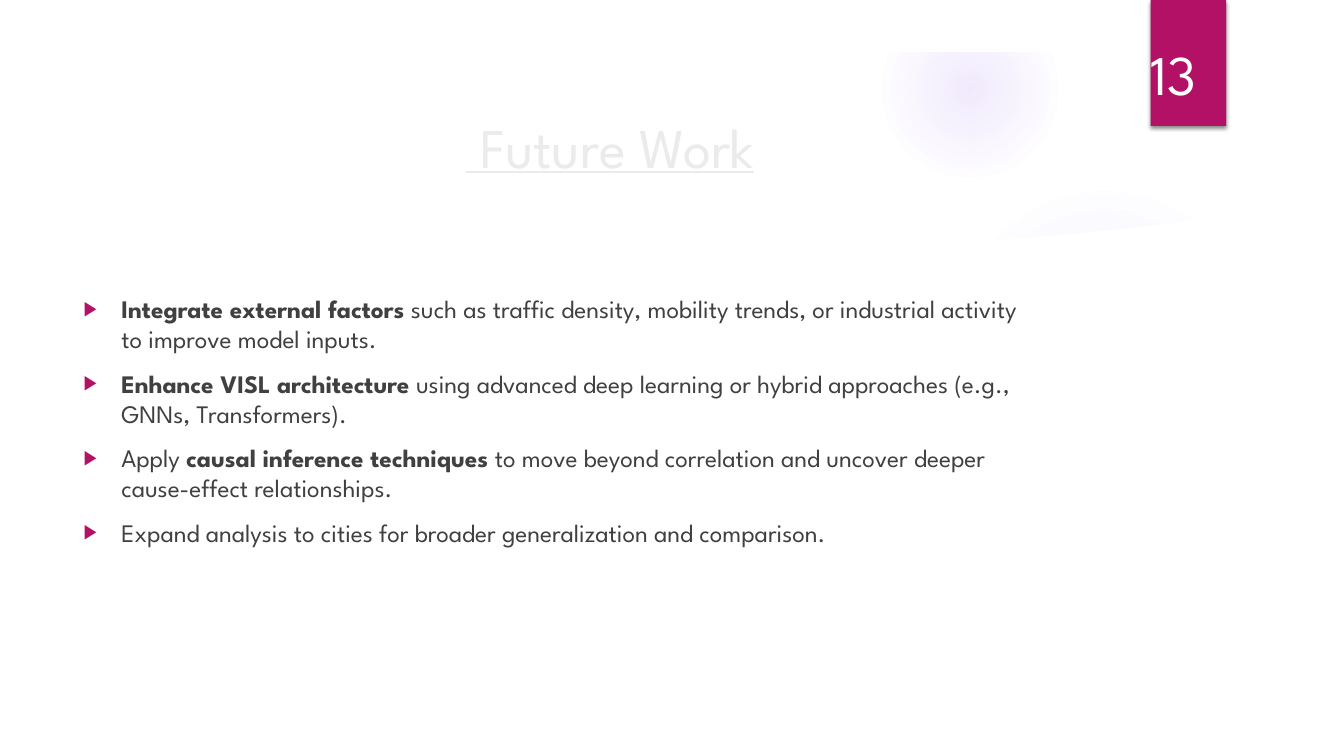
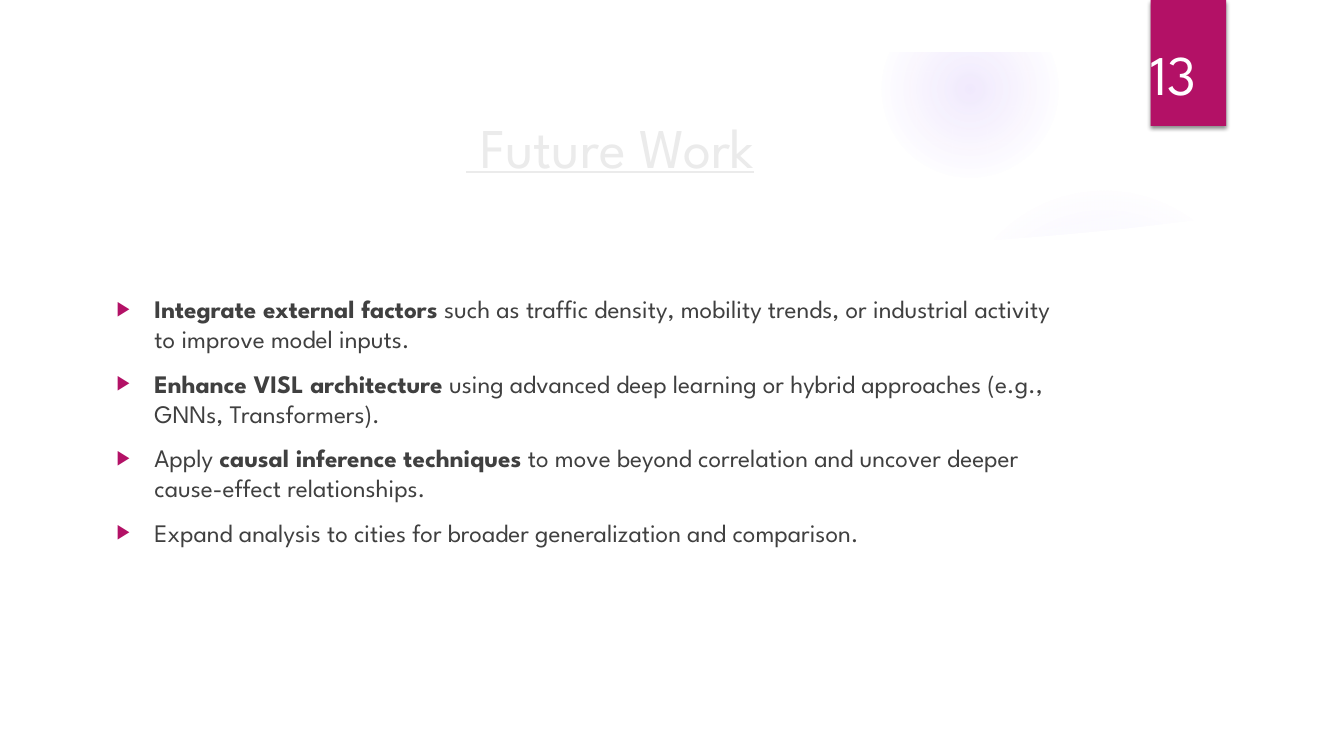
Before and after one commit to Gavision97/VISL_Project, a slide deck: slide 14 of VISL.pptx. Drawn at 1344x756 pixels with LibreOffice and Linux fonts; fonts in the diff are those of the drawing; background and template pictures are left out. Boxes give left, top, right and bottom in pixels: in the first picture for what was removed or moved away, otherwise in the second. Text is boxed around its words. In the diff, an @@ line names an element or a change of style, - is before the commit and + after.

```diff
--- a/VISL.pptx
+++ b/VISL.pptx
@@ text "Integrate external factors such as ...": place and size @@
-text "Integrate external factors such as ..." at (121, 300, 1016, 548)
+text "Integrate external factors such as ..." at (154, 300, 1050, 548)
```
Also in this commit, not shown: 4 other slides changed, 9 other files.
